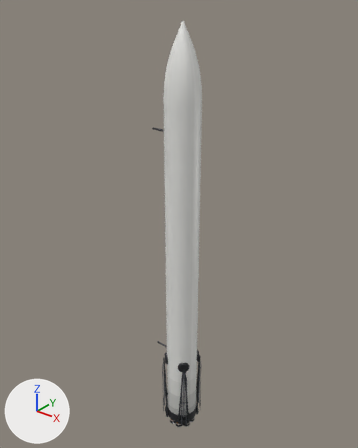
Before and after pictures for a commit that changed the glTF model assets/rockets/heron-heavy/side1.hi.glb.
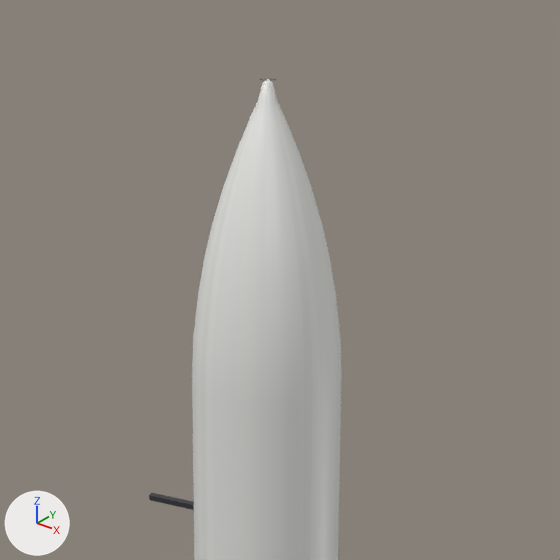
Each version appears first whole from a 50 mm camera at (29.34, -37.24, 49.99) aimed at (-1.55, 1.38, 26.05), and next in a close-up on the part from 32% to 72% of the width and 0% to 32% of the height. Arrows for +X, +Y and +Z are at lower left; the lights stay in place. The first two pictures are the older version. Where no turn or scale is listed for an object, it has been applied to the vertices.

Script lines for the objects in view, before the commit:
```python
me_side1_hull = bpy.data.meshes.new('side1.hull')
me_side1_hull.from_pydata(...)  # 721 vertices, 1392 faces; spans x -1.8..1.8, y -1.8..1.8, z -22.9..22.9
me_side1_hull.materials.append(mat_or_hull)
ob_side1_hull = bpy.data.objects.new('side1.hull', me_side1_hull)
ob_side1_hull.location = (0.0, 0.0, 24.17)
```
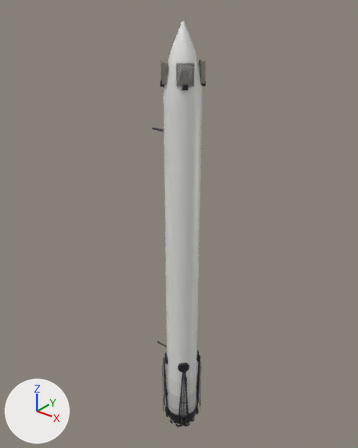
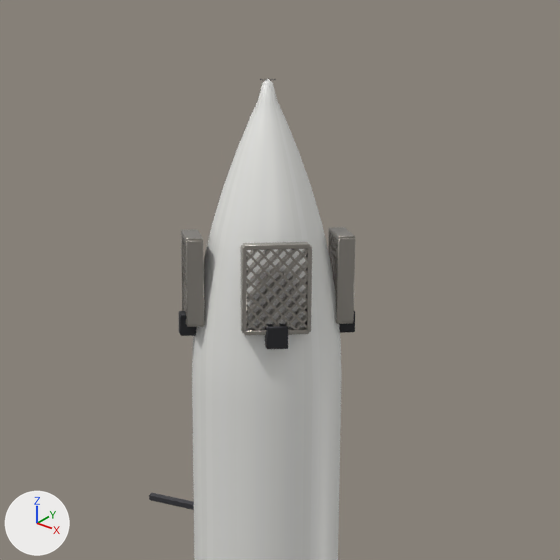
Where the change shows, as pixel boxes (x1, y1, x2, y2) in the close-ups (560 x 560 px):
'gridfin_0.metal', added: after (241, 242, 312, 335)
'gridfin_3.metal', added: after (328, 227, 355, 324)
'gridfin_1.metal', added: after (181, 230, 204, 327)
'gridfin_0.dark', added: after (265, 324, 288, 349)
'gridfin_1.dark', added: after (179, 311, 197, 336)
'gridfin_3.dark', added: after (339, 311, 355, 333)

What the commit changed:
Mesh me_gridfin_0_metal is new.
It has 256 vertices, 416 faces and spans x -0.2..0.2, y -0.8..0.8, z -1.0..1.0.
It uses material mat_or_metal.
Mesh me_gridfin_0_dark is new.
It has 24 vertices, 44 faces and spans x -1.0..1.0, y -1.0..1.0, z -1.0..1.0.
It uses material mat_or_dark.
Object 'gridfin_3.metal' (ob_gridfin_3_metal) is new; it shows me_gridfin_0_metal.
Its parent is ob_gridfin_3.
Its location is (0.0, 0.0, 1.05).
Object 'gridfin_3' (ob_gridfin_3) is new.
Its parent is ob_side1.
Its location is (1.258, 1.258, 41.6).
Its rotation in degrees is (0, 0, 45).
Object 'gridfin_3.dark' (ob_gridfin_3_dark) is new; it shows me_gridfin_0_dark.
Its parent is ob_gridfin_3.
Its location is (0.08, 0.0, 0.0).
Its scale is (0.25, 0.25, 0.25).
Object 'gridfin_1.metal' (ob_gridfin_1_metal) is new; it shows me_gridfin_0_metal.
Its parent is ob_gridfin_1.
Its location is (0.0, 0.0, 1.05).
Object 'gridfin_1' (ob_gridfin_1) is new.
Its parent is ob_side1.
Its location is (-1.258, -1.258, 41.6).
Its rotation in degrees is (0, 0, -135).
Object 'gridfin_1.dark' (ob_gridfin_1_dark) is new; it shows me_gridfin_0_dark.
Its parent is ob_gridfin_1.
Its location is (0.08, 0.0, 0.0).
Its scale is (0.25, 0.25, 0.25).
Object 'gridfin_0.metal' (ob_gridfin_0_metal) is new; it shows me_gridfin_0_metal.
Its parent is ob_gridfin_0.
Its location is (0.0, 0.0, 1.05).
Object 'gridfin_0' (ob_gridfin_0) is new.
Its parent is ob_side1.
Its location is (1.258, -1.258, 41.6).
Its rotation in degrees is (0, 0, -45).
Object 'gridfin_0.dark' (ob_gridfin_0_dark) is new; it shows me_gridfin_0_dark.
Its parent is ob_gridfin_0.
Its location is (0.08, 0.0, 0.0).
Its scale is (0.25, 0.25, 0.25).
